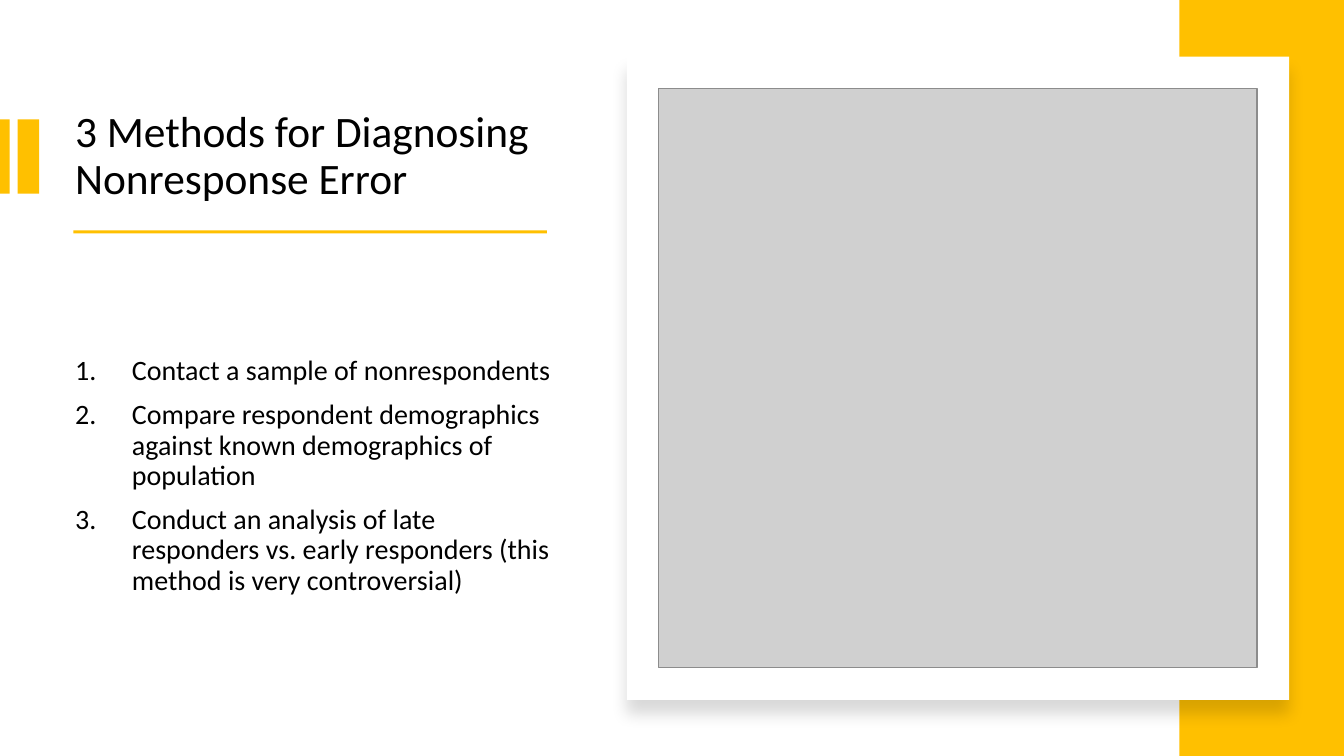
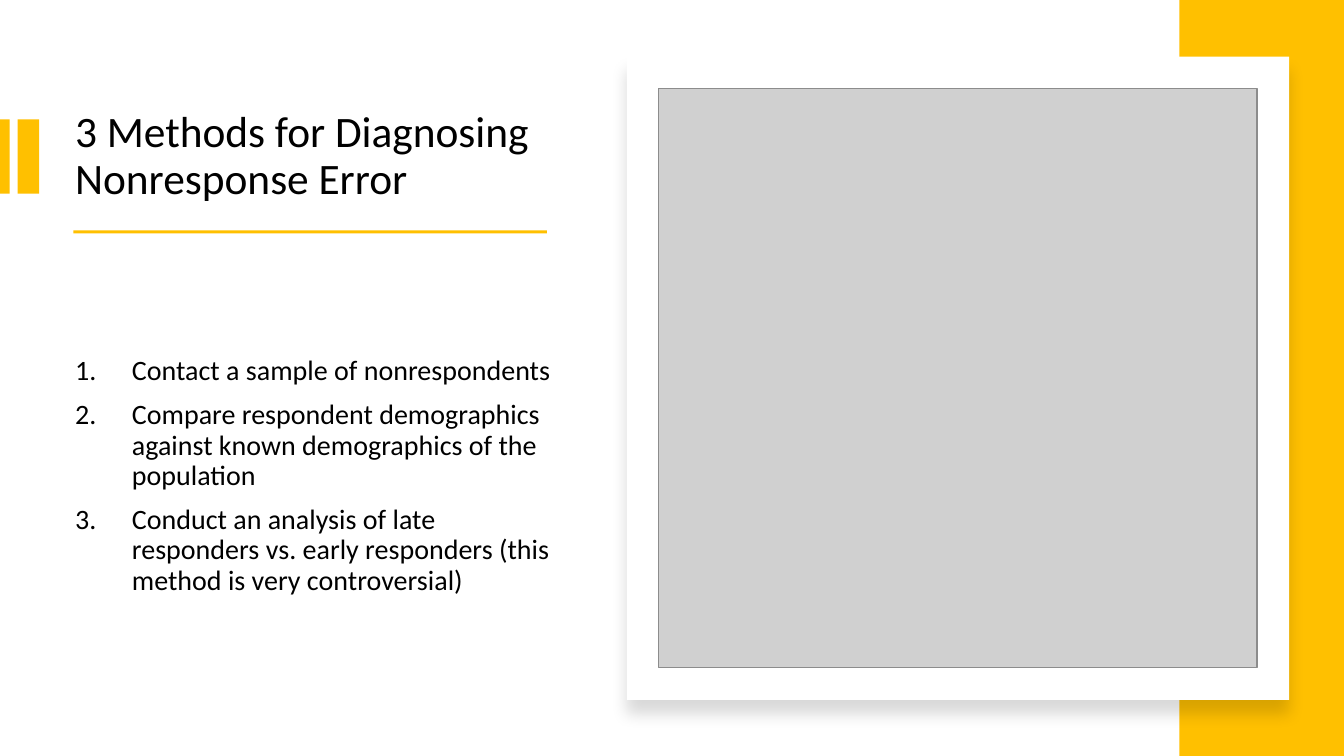
Before and after one commit to mikenguyen13/mar4050_S23_1, a slide deck: slide 19 of lectures/7/Developing the sampling plan.pptx. Drawn at 1344x756 pixels with LibreOffice and Linux fonts; fonts in the diff are those of the drawing; grey boxes stand for pictures. Boxes give left, top, right and bottom in pixels: in the first picture for what was removed or moved away, otherwise in the second. Text is boxed around its words. In the diff, an @@ line names an element or a change of style, - is before the commit and + after.

```diff
--- a/lectures/7/Developing the sampling plan.pptx
+++ b/lectures/7/Developing the sampling plan.pptx
@@ text at box(132, 404, 539, 490): text changed @@
-2. Compare respondent demographics against known demographics of population
+2. Compare respondent demographics against known demographics of the population
```
Also in this commit, not shown: 5 other slides changed, 1 other file.
